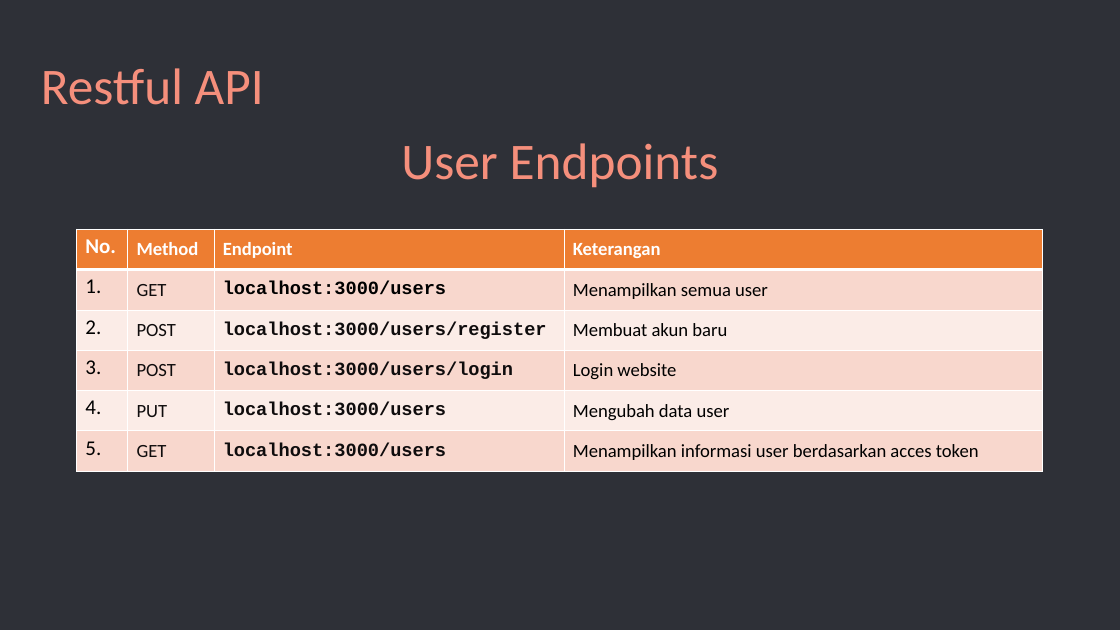
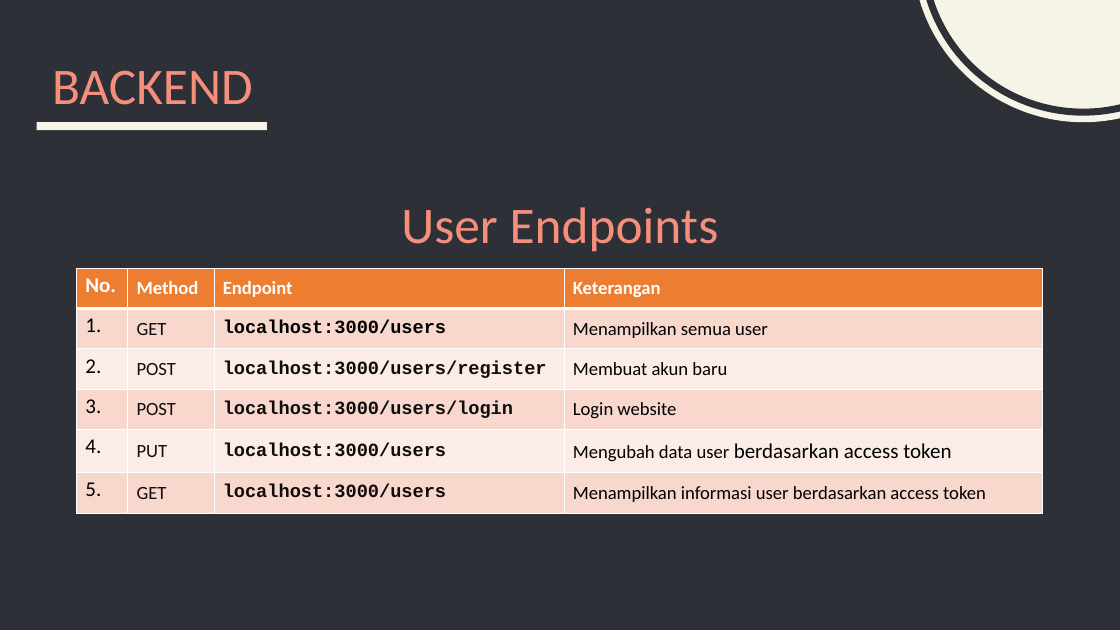
Before and after one commit to fathurdanu/l-note, a slide deck: slide 7 of l-note.pptx. Drawn at 1120x630 pixels with LibreOffice and Linux fonts; fonts in the diff are those of the drawing. Boxes give left, top, right and bottom in pixels: in the first picture for what was removed or moved away, otherwise in the second. Text is boxed around its words. In the diff, an @@ line names an element or a change of style, - is before the commit and + after.

```diff
--- a/l-note.pptx
+++ b/l-note.pptx
@@ ellipse added at box(912, 0, 1120, 123), fill #F6F4E6 @@
@@ ellipse added at box(923, 0, 1120, 113), outline #2E3037 6 pt @@
@@ text at box(52, 70, 253, 105): text changed @@
-Restful API
+BACKEND
@@ rectangle added at box(37, 123, 267, 131), fill #F6F4E6 @@
@@ text "User Endpoints": place and size @@
-text "User Endpoints" at box(401, 143, 719, 188)
+text "User Endpoints" at box(401, 207, 719, 252)
@@ table at box(77, 268, 1044, 510) @@
-row 5, column 4: Mengubah data user
+row 5, column 4: Mengubah data user berdasarkan access token
-row 6, column 4: Menampilkan informasi user berdasarkan acces token
+row 6, column 4: Menampilkan informasi user berdasarkan access token
@@ table: place and size @@
-table at box(77, 229, 1044, 469)
+table at box(77, 268, 1044, 510)
```
Also in this commit, not shown: 6 other slides changed, 5 other files.
